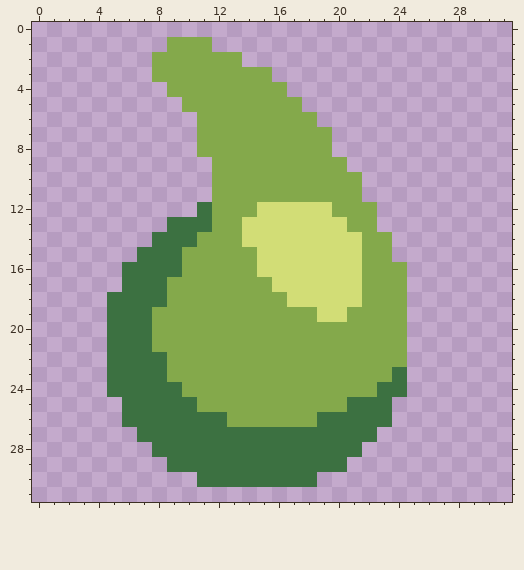
Pixel-art sprite, stored at core/assets-raw/sprites/items/liquid-arkycite.png. Above is the file before it was changed.
The file is 32x32 pixels.
The same view after the edit:
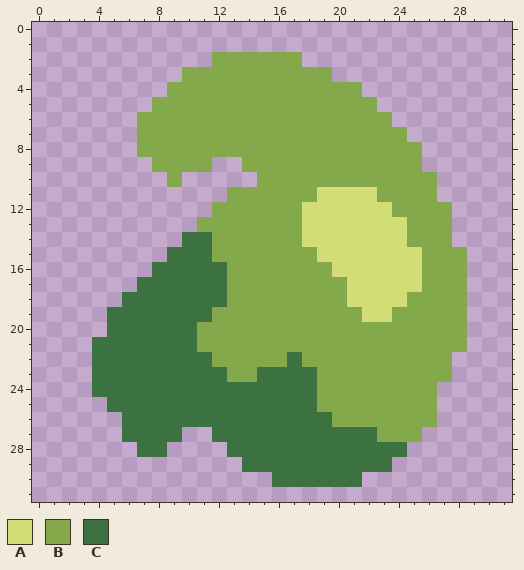
Palette (. is transparent): A #d2dd76  B #84a94b  C #3c7141
Edits made:
@@ x 0..31 @@
  0 ................................
- 1 .........BBB....................
- 2 ........BBBBBB..................
- 3 ........BBBBBBBB................
- 4 .........BBBBBBBB...............
- 5 ..........BBBBBBBB..............
- 6 ...........BBBBBBBB.............
- 7 ...........BBBBBBBBB............
- 8 ...........BBBBBBBBB............
- 9 ............BBBBBBBBB...........
-10 ............BBBBBBBBBB..........
-11 ............BBBBBBBBBB..........
-12 ...........CBBBAAAAABBB.........
-13 .........CCCBBAAAAAAABB.........
-14 ........CCCBBBAAAAAAAABB........
-15 .......CCCBBBBBAAAAAAABB........
-16 ......CCCCBBBBBAAAAAAABBB.......
-17 ......CCCBBBBBBBAAAAAABBB.......
-18 .....CCCCBBBBBBBBAAAAABBB.......
-19 .....CCCBBBBBBBBBBBAABBBB.......
-20 .....CCCBBBBBBBBBBBBBBBBB.......
-21 .....CCCBBBBBBBBBBBBBBBBB.......
-22 .....CCCCBBBBBBBBBBBBBBBB.......
-23 .....CCCCBBBBBBBBBBBBBBBC.......
-24 .....CCCCCBBBBBBBBBBBBBCC.......
-25 ......CCCCCBBBBBBBBBBCCC........
-26 ......CCCCCCCBBBBBBCCCCC........
-27 .......CCCCCCCCCCCCCCCC.........
-28 ........CCCCCCCCCCCCCC..........
-29 .........CCCCCCCCCCCC...........
-30 ...........CCCCCCCC.............
+ 1 ................................
+ 2 ............BBBBBB..............
+ 3 ..........BBBBBBBBBB............
+ 4 .........BBBBBBBBBBBBB..........
+ 5 ........BBBBBBBBBBBBBBB.........
+ 6 .......BBBBBBBBBBBBBBBBB........
+ 7 .......BBBBBBBBBBBBBBBBBB.......
+ 8 .......BBBBBBBBBBBBBBBBBBB......
+ 9 ........BBBB..BBBBBBBBBBBB......
+10 .........B.....BBBBBBBBBBBB.....
+11 .............BBBBBBAAAABBBB.....
+12 ............BBBBBBAAAAAABBBB....
+13 ...........BBBBBBBAAAAAAABBB....
+14 ..........CCBBBBBBAAAAAAABBB....
+15 .........CCCBBBBBBBAAAAAAABBB...
+16 ........CCCCCBBBBBBBAAAAAABBB...
+17 .......CCCCCCBBBBBBBBAAAAABBB...
+18 ......CCCCCCCBBBBBBBBAAAABBBB...
+19 .....CCCCCCCBBBBBBBBBBAABBBBB...
+20 .....CCCCCCBBBBBBBBBBBBBBBBBB...
+21 ....CCCCCCCBBBBBBBBBBBBBBBBBB...
+22 ....CCCCCCCCBBBBBCBBBBBBBBBB....
+23 ....CCCCCCCCCBBCCCCBBBBBBBBB....
+24 ....CCCCCCCCCCCCCCCBBBBBBBB.....
+25 .....CCCCCCCCCCCCCCBBBBBBBB.....
+26 ......CCCCCCCCCCCCCCBBBBBBB.....
+27 ......CCCC..CCCCCCCCCCCBBB......
+28 .......CC....CCCCCCCCCCCC.......
+29 ..............CCCCCCCCCC........
+30 ................CCCCCC..........
 31 ................................
Boxes around the changes in both pictures, in picture pixels (x1, y1, x2, y2):
changed: (92, 37, 467, 487)
